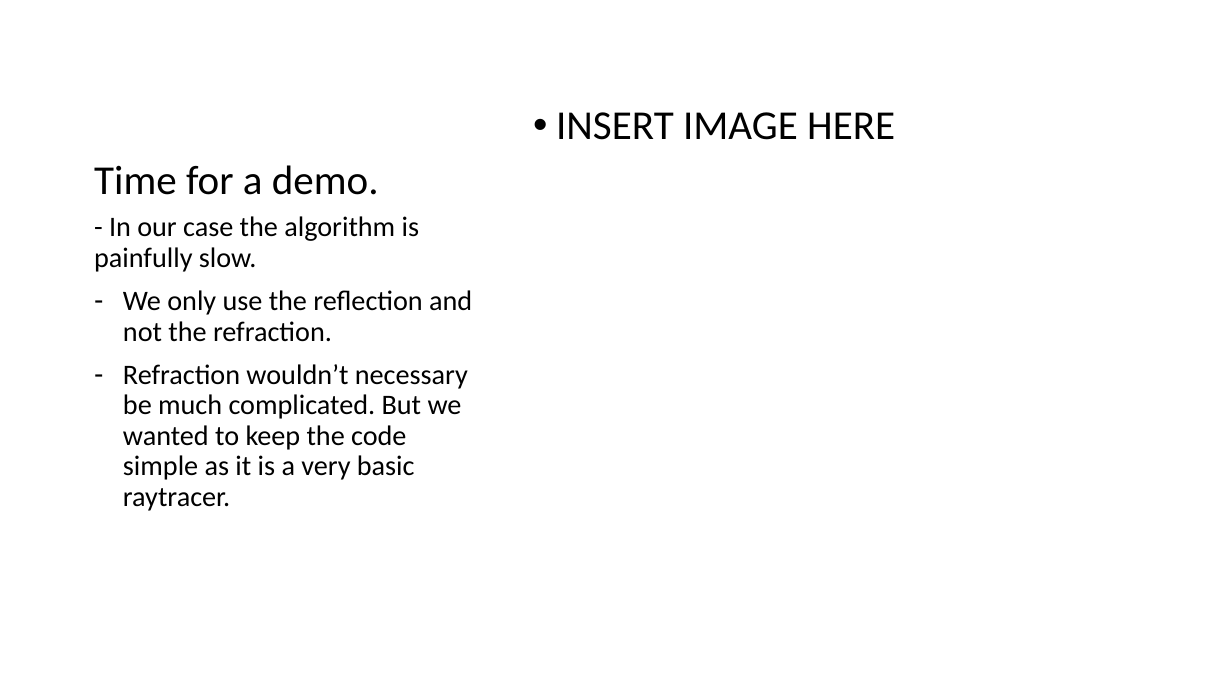
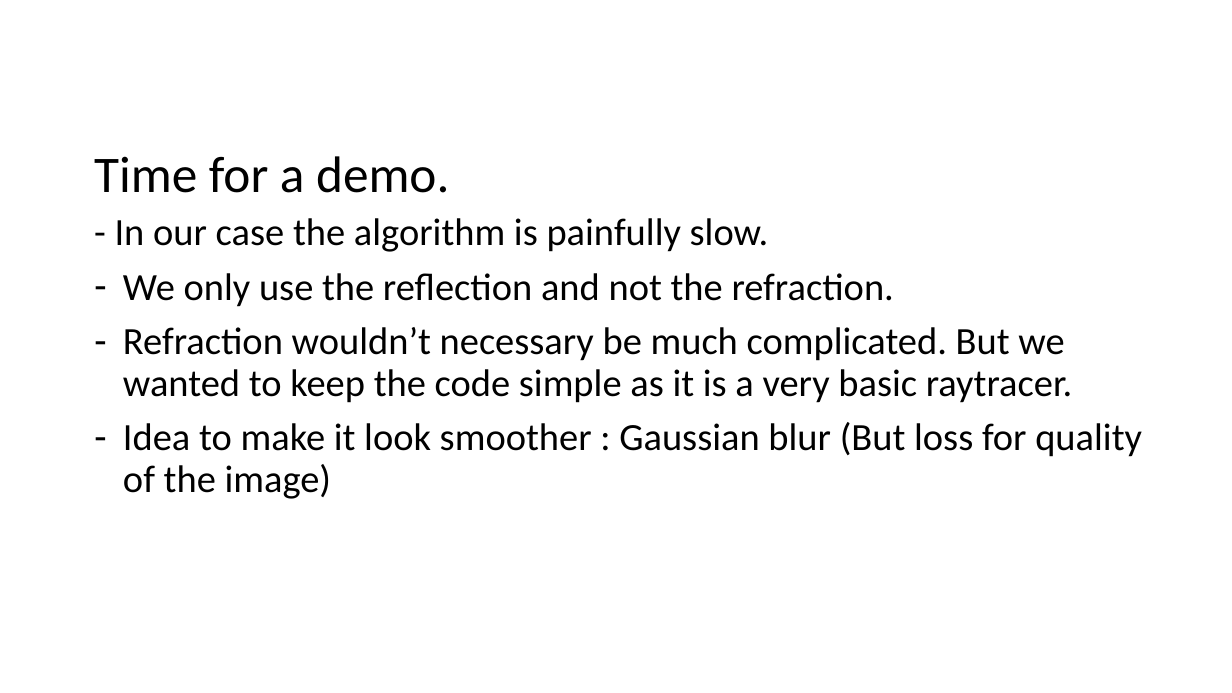
Before and after one commit to lanzrein/raytracing, a slide deck: slide 10 of raytracing.pptx. Drawn at 1232x693 pixels with LibreOffice and Linux fonts; fonts in the diff are those of the drawing. Boxes give left, top, right and bottom in pixels: in the first picture for what was removed or moved away, otherwise in the second. Text is boxed around its words. In the diff, an @@ line names an element or a change of style, - is before the commit and + after.

```diff
--- a/raytracing.pptx
+++ b/raytracing.pptx
@@ title "Time for a demo." at [94, 156, 449, 193]: size 32 to 40 pt @@
@@ text removed at [556, 112, 895, 140] @@
-• INSERT IMAGE HERE
@@ text at [115, 218, 1072, 403]: size 22 to 30 pt in "- In our case the algorithm is ...", "We only use the reflection and not ...", "Refraction wouldn’t necessary be much complicated. But ..." @@
@@ text at [123, 422, 1142, 499]: paragraph added @@
+– Idea to make it look smoother : Gaussian blur (But loss for quality of the image)
```
Also in this commit, not shown: 1 other slide changed, 1 other file.
